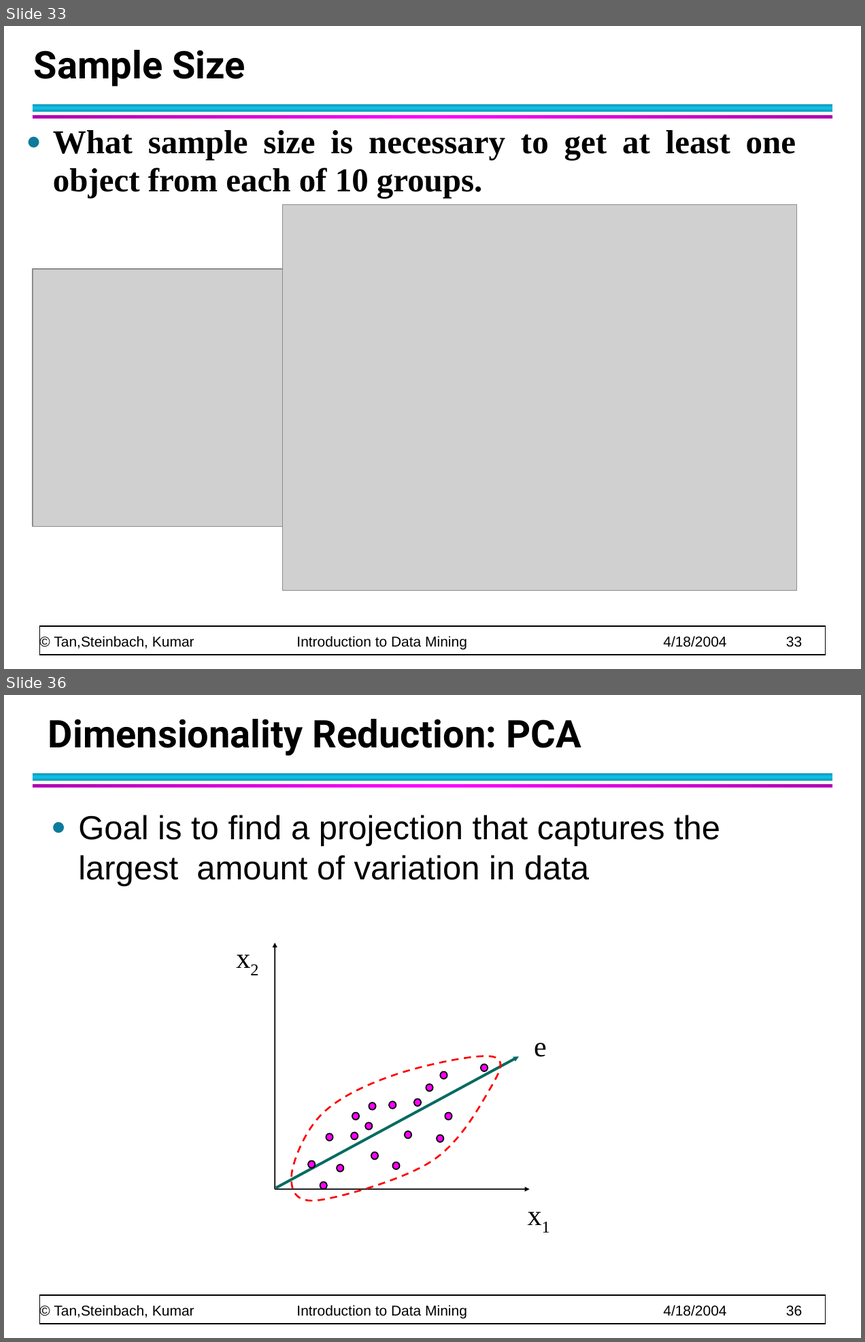
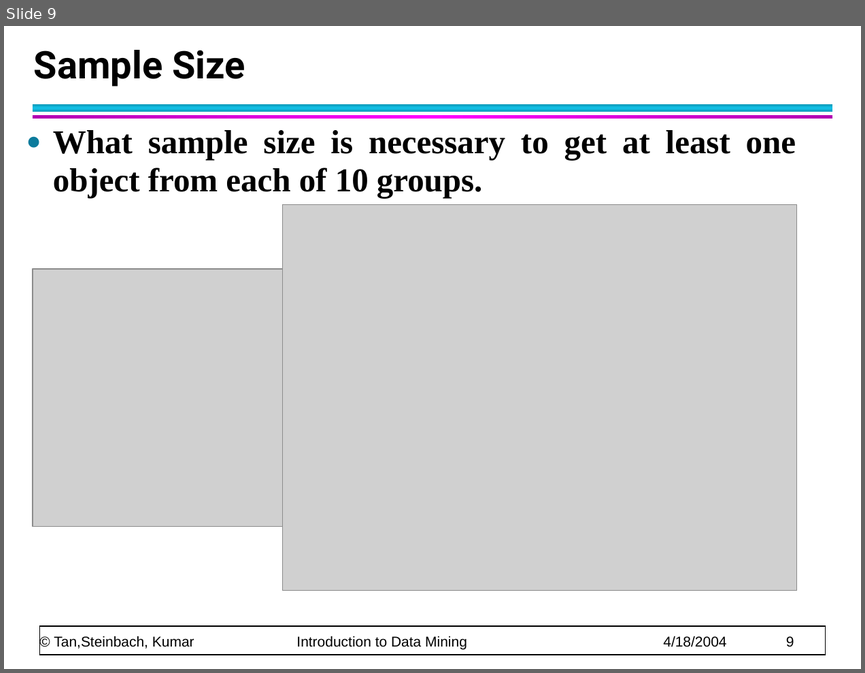
Before and after one commit to CMPT300/CMPT300.github.io, a slide deck: handouts/data/chap2_data_2.ppt. Shown one above the other, each under a label of ours: slides 33 and 36 before the commit, slide 9 after it; the slides between them are not shown. The pictures are 865x1342 and 865x673 pixels, drawn with LibreOffice and Linux fonts; fonts in the diff are those of the drawing; grey boxes stand for pictures. Boxes give left, top, right and bottom in pixels: in the first picture for what was removed or moved away, otherwise in the second. Text is boxed around its words. In the diff, an @@ line names an element or a change of style, - is before the commit and + after.

```diff
--- a/handouts/data/chap2_data_2.ppt
+++ b/handouts/data/chap2_data_2.ppt
@@ slide 36 removed at (4, 695, 861, 1338), background #FFFFFF; not listed: 4 template elements that a slide beside it also shows @@
@@ title removed at (48, 719, 581, 756) @@
-Dimensionality Reduction: PCA
@@ text removed at (78, 815, 720, 886) @@
-● Goal is to find a projection that captures the largest amount of variation in data
@@ text removed at (228, 935, 267, 983) @@
-x2
@@ arrow removed from (275, 1189) to (275, 943) @@
@@ arrow removed from (275, 1187) to (519, 1057) @@
@@ freeform shape removed at (291, 1053, 508, 1203) @@
@@ text removed at (534, 1042, 547, 1057) @@
-e
@@ ellipse removed at (440, 1071, 447, 1079) @@
@@ ellipse removed at (481, 1064, 487, 1072) @@
@@ ellipse removed at (369, 1102, 376, 1110) @@
@@ ellipse removed at (389, 1101, 396, 1109) @@
@@ ellipse removed at (413, 1098, 420, 1106) @@
@@ ellipse removed at (426, 1084, 432, 1091) @@
@@ ellipse removed at (352, 1113, 359, 1120) @@
@@ ellipse removed at (366, 1123, 373, 1130) @@
@@ ellipse removed at (445, 1113, 452, 1120) @@
@@ ellipse removed at (326, 1133, 333, 1140) @@
@@ ellipse removed at (351, 1132, 358, 1140) @@
@@ ellipse removed at (404, 1131, 411, 1139) @@
@@ ellipse removed at (436, 1134, 443, 1142) @@
@@ ellipse removed at (308, 1160, 315, 1168) @@
@@ ellipse removed at (371, 1152, 377, 1159) @@
@@ ellipse removed at (392, 1162, 399, 1170) @@
@@ ellipse removed at (320, 1182, 327, 1189) @@
@@ ellipse removed at (337, 1164, 343, 1172) @@
@@ arrow removed from (275, 1189) to (529, 1189) @@
@@ text removed at (519, 1192, 558, 1240) @@
-x1
@@ what was slide 33 is now slide 9 @@
@@ text at (54, 635, 794, 650): text changed @@
-© Tan,Steinbach, Kumar Introduction to Data Mining 4/18/2004 33
+© Tan,Steinbach, Kumar Introduction to Data Mining 4/18/2004 9
```
Also in this commit, not shown: 11 other slides changed, 10 slides added, 55 other slides removed, 2 other files.
